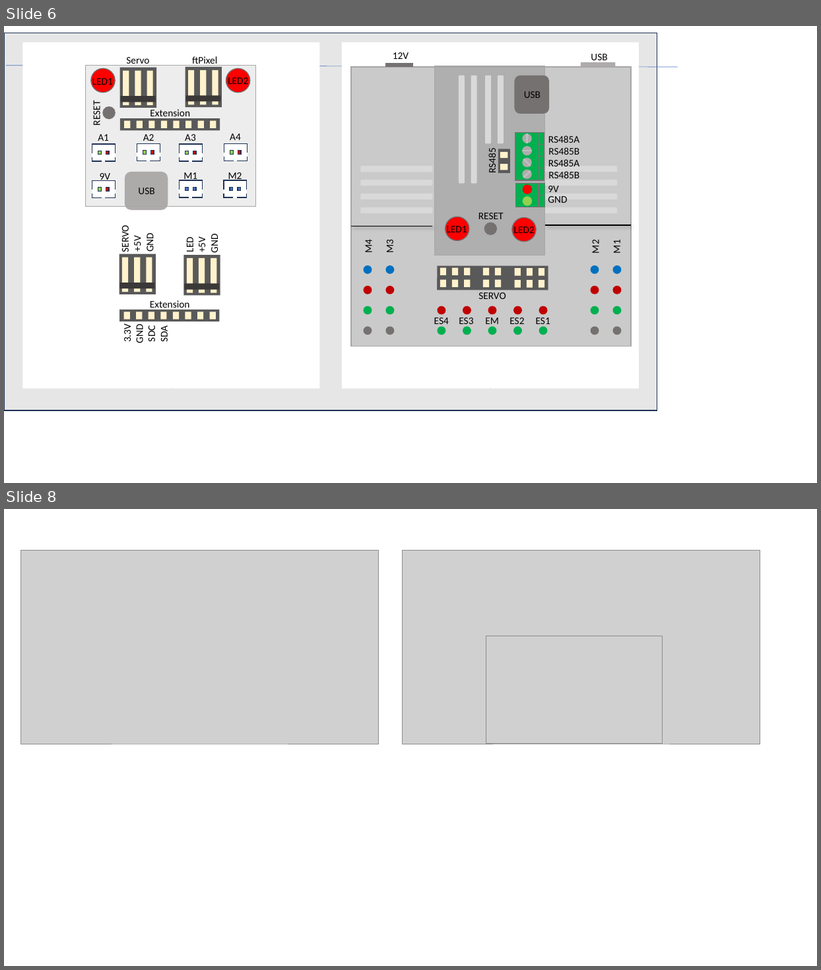
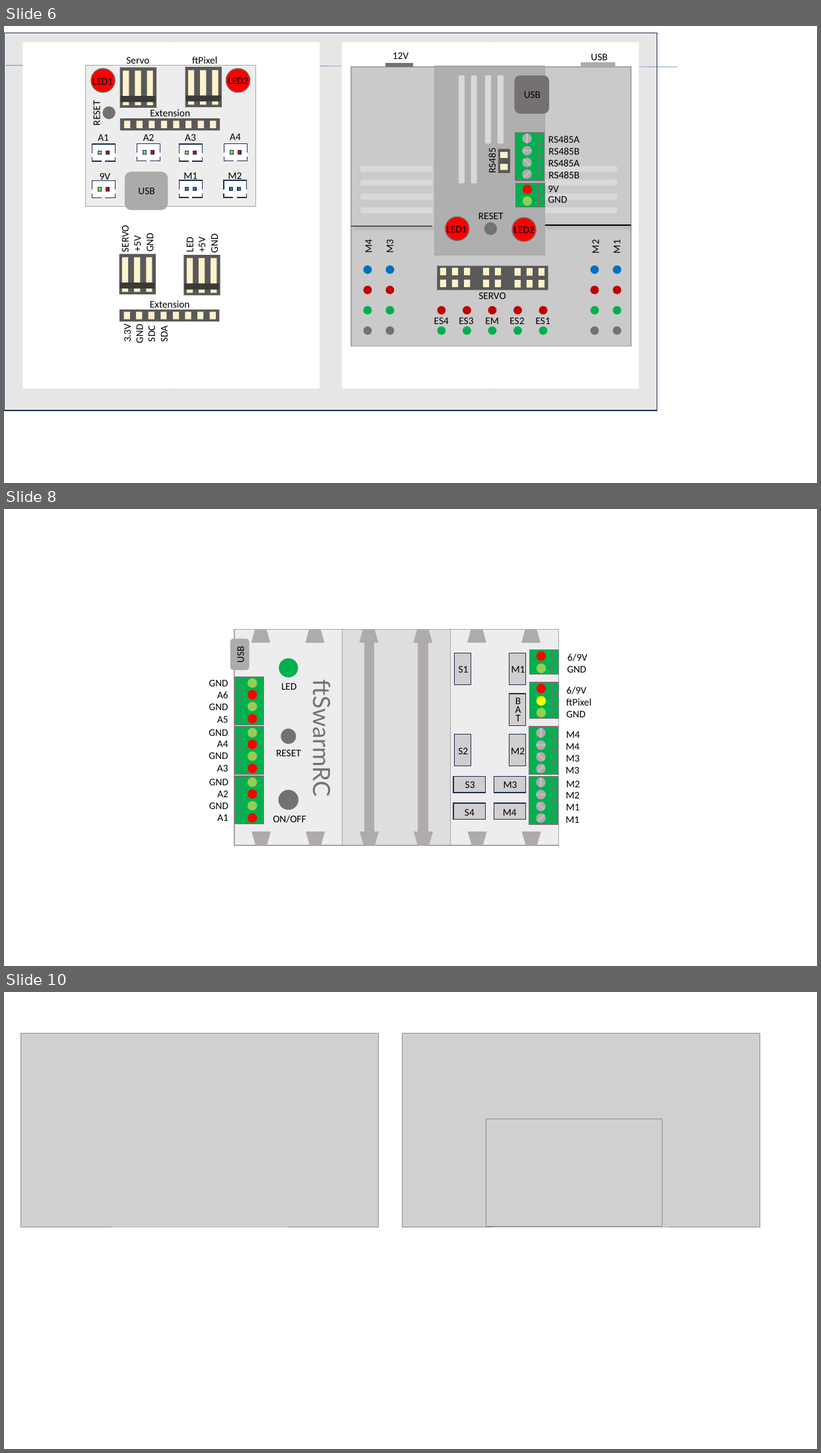
Before and after one commit to elektrofuzzis/ftSwarm, a slide deck: docs_raw/Bilder ftSwarmrs.pptx. Shown one above the other, each under a label of ours: slides 6 and 8 before the commit, slides 6, 8 and 10 after it; the slides between them are not shown. The pictures are 821x970 and 821x1453 pixels, drawn with LibreOffice and Linux fonts; fonts in the diff are those of the drawing; grey boxes stand for pictures. Boxes give left, top, right and bottom in pixels: in the first picture for what was removed or moved away, otherwise in the second. Text is boxed around its words. In the diff, an @@ line names an element or a change of style, - is before the commit and + after.

```diff
--- a/docs_raw/Bilder ftSwarmrs.pptx
+++ b/docs_raw/Bilder ftSwarmrs.pptx
@@ slide 8 added at (4, 509, 817, 966), background #FFFFFF @@
@@ group added at (209, 630, 591, 846): 45 rectangles, 39 texts, 28 ellipses, 12 flow chart manual operations, 8 lines, 1 rounded rectangle @@
+6/9V
+ftPixel
+GND
+ftSwarmRC
+6/9V
+GND
+M2
+M2
+M1
+M1
+GND
+A2
+GND
+A1
+RESET
+USB
+GND
+A4
+GND
+A3
+GND
+A6
+GND
+A5
+ON/OFF
+LED
+M4
+M4
+M3
+M3
+S1
+M1
+S2
+M2
+S3
+M3
+S4
+M4
+B
+A
+T
@@ what was slide 8 is now slide 10 @@
```
Also in this commit, not shown: 1 other slide added, 5 other files.
